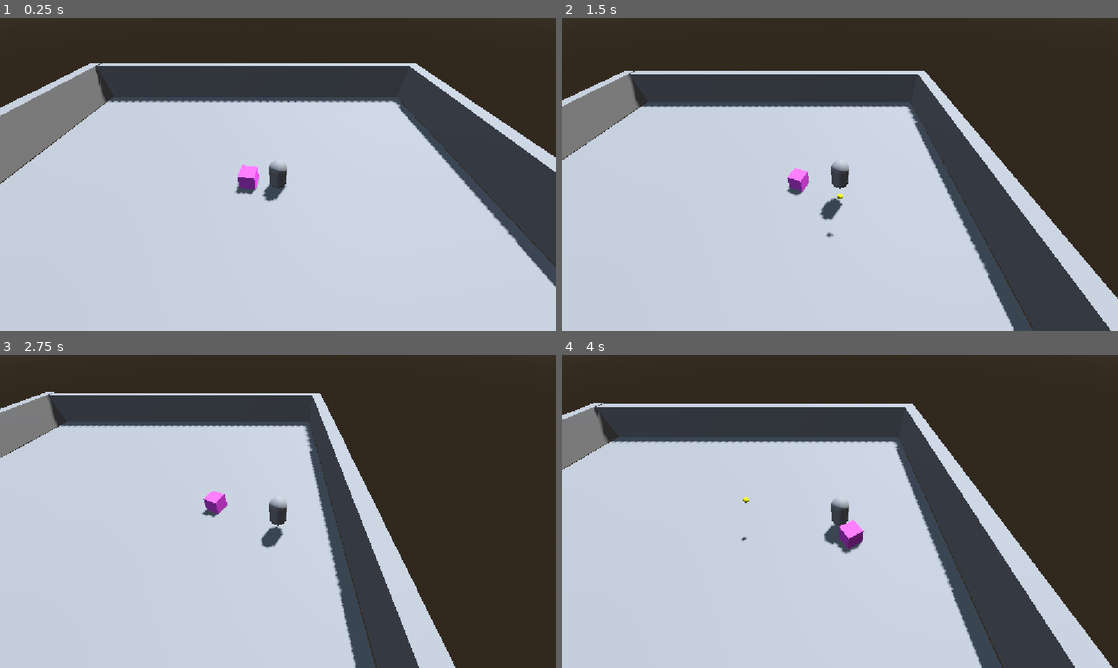
Above: before the commit, frames 1-4 (two rows, left to right).
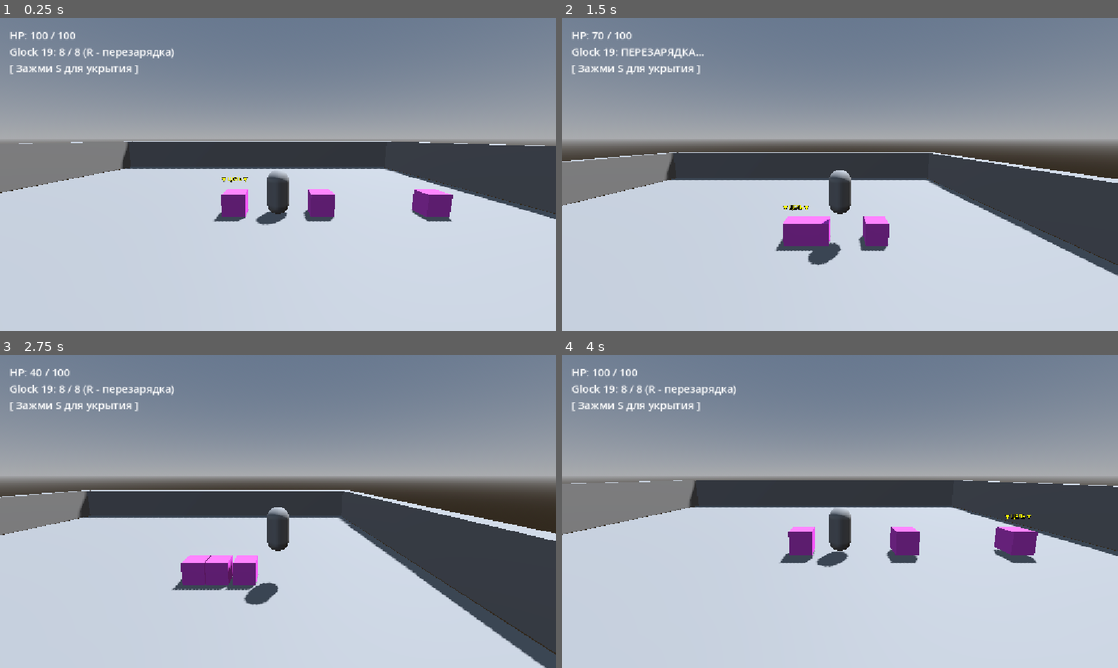
Above: after the commit, the same moments.

Repository: amilcare66/test-gameplay-godot
Game: Godot game, scene res://scenes/Level/TestLevel.tscn
Same seed, same stepped clock (60 frames per second), same inputs: the game is played once before the commit and once after it.
Inputs (mouse positions are in pixels of both pictures, inside the frame that each line leads up to):
- Up to frame 1 (0.25 s): no input
- Up to frame 2 (1.5 s): tap Enter at 0.5 s; move the mouse to (962, 158) at 0.52 s; press the mouse at (962, 158) at 0.53 s; hold D (move_right) 0.53-1.28 s; tap Space (jump) at 0.77, 1.07 s; tap R at 0.8, 1.35 s; move the mouse to (728, 190) at 1.27 s; release the mouse at (728, 190) at 1.28 s; hold S (move_down) from 1.28 s (still down); click (728, 190) at 1.42 s
- Up to frame 3 (2.75 s): tap Space (jump) at 1.52, 1.55, 1.82, 2.1 s; move the mouse to (333, 442) at 2.02 s; release S (move_down) at 2.03 s; press the mouse at (333, 442) at 2.03 s; hold D (move_right) from 2.03 s (still down)
- Up to frame 4 (4 s): move the mouse to (812, 574) at 2.77 s; release D (move_right) at 2.78 s; release the mouse at (812, 574) at 2.78 s; hold W (move_up) 2.78-3.53 s; click (812, 574) at 2.85 s; tap Space (jump) at 3.02, 3.32, 3.77, 3.8 s; tap R at 3.05, 3.6 s; move the mouse to (1006, 558) at 3.52 s; hold A (move_left) from 3.53 s (still down); click (1006, 558) at 3.67 s

The runs differ from the first frame. In frame 1, 52% of the frame differs, in the area x 0-100%, y 0-87%; in frame 2, 63%; in frame 3, 68%, in the area x 0-100%, y 0-100%; in frame 4, 64%.

Commit message:
Added cover functions

Diff:
--- /dev/null
+++ b/scenes/Level/DeskScene.tscn
@@ -0,0 +1,89 @@
+[gd_scene format=3 uid="uid://di3ocsxl0clve"]
+
+[ext_resource type="Script" uid="uid://j25ker1i5k5h" path="res://scripts/interactable_item.gd" id="1_7amou"]
+
+[sub_resource type="ProceduralSkyMaterial" id="ProceduralSkyMaterial_gnrbl"]
+sky_horizon_color = Color(0.66224277, 0.6717428, 0.6867428, 1)
+ground_horizon_color = Color(0.66224277, 0.6717428, 0.6867428, 1)
+
+[sub_resource type="Sky" id="Sky_7amou"]
+sky_material = SubResource("ProceduralSkyMaterial_gnrbl")
+
+[sub_resource type="Environment" id="Environment_duetr"]
+background_mode = 1
+background_color = Color(0, 0, 0.07058824, 1)
+sky = SubResource("Sky_7amou")
+ambient_light_source = 2
+ambient_light_color = Color(0.012703241, 0.064198285, 0.02932682, 1)
+ambient_light_energy = 0.1
+glow_enabled = true
+
+[sub_resource type="StandardMaterial3D" id="StandardMaterial3D_4kxuq"]
+albedo_color = Color(0.06518066, 0.018797345, 0.007475609, 1)
+roughness = 0.6
+
+[sub_resource type="BoxMesh" id="BoxMesh_4kxuq"]
+size = Vector3(0.3, 0.02, 0.4)
+
+[sub_resource type="BoxShape3D" id="BoxShape3D_4kxuq"]
+size = Vector3(0.3, 0.02, 0.4)
+
+[node name="DeskScene" type="Node3D" unique_id=1748752762]
+
+[node name="WorldEnvironment" type="WorldEnvironment" parent="." unique_id=546129200]
+environment = SubResource("Environment_duetr")
+
+[node name="Table" type="CSGBox3D" parent="." unique_id=871503041]
+size = Vector3(2.4, 0.1, 1.4)
+material = SubResource("StandardMaterial3D_4kxuq")
+
+[node name="GreenLamp" type="SpotLight3D" parent="." unique_id=707170778]
+transform = Transform3D(0.8660254, 0.4531539, -0.21130912, 0, 0.42261824, 0.9063078, 0.5, -0.7848856, 0.36599812, -0.6, 1.2, -0.4)
+light_color = Color(0.6039216, 0.8039216, 0.19607843, 1)
+light_energy = 3.0
+shadow_enabled = true
+spot_range = 4.0
+spot_angle = 50.0
+
+[node name="Camera3D" type="Camera3D" parent="." unique_id=1510883712]
+transform = Transform3D(1, 0, 0, 0, 0.42261824, 0.9063078, 0, -0.9063078, 0.42261824, 0, 1.1, 0.45)
+current = true
+fov = 55.0
+
+[node name="UI" type="CanvasLayer" parent="." unique_id=1534592723]
+
+[node name="DialogueBox" type="ColorRect" parent="UI" unique_id=366876994]
+visible = false
+anchors_preset = 12
+anchor_top = 1.0
+anchor_right = 1.0
+anchor_bottom = 1.0
+grow_horizontal = 2
+grow_vertical = 0
+color = Color(0, 0, 0, 0.78431374)
+
+[node name="DialogueText" type="Label" parent="UI/DialogueBox" unique_id=717550333]
+visible = false
+custom_minimum_size = Vector2(800, 80)
+layout_mode = 1
+anchors_preset = 15
+anchor_right = 1.0
+anchor_bottom = 1.0
+offset_right = -352.0
+offset_bottom = 80.0
+grow_horizontal = 2
+grow_vertical = 2
+text = "Тестовый текст"
+horizontal_alignment = 1
+vertical_alignment = 1
+autowrap_mode = 3
+
+[node name="Documents" type="Area3D" parent="." unique_id=990154630]
+transform = Transform3D(0.9659258, 0, 0.25881904, 0, 1, 0, -0.25881904, 0, 0.9659258, -0.2, 0.06, 0)
+script = ExtResource("1_7amou")
+
+[node name="MeshInstance3D" type="MeshInstance3D" parent="Documents" unique_id=524800598]
+mesh = SubResource("BoxMesh_4kxuq")
+
+[node name="CollisionShape3D" type="CollisionShape3D" parent="Documents" unique_id=1104396210]
+shape = SubResource("BoxShape3D_4kxuq")
--- /dev/null
+++ b/scenes/Level/DeskScene.tscn.tscn
@@ -0,0 +1,3 @@
+[gd_scene format=3 uid="uid://x25yep77g8kl"]
+
+[node name="Node3D" type="Node3D" unique_id=1074485756]
--- a/scenes/Level/TestLevel.tscn
+++ b/scenes/Level/TestLevel.tscn
@@ -50,7 +50,13 @@
 size = Vector3(302.7796, 3, 1)
 
 [node name="Player" parent="." unique_id=641626533 instance=ExtResource("1_o84i3")]
-transform = Transform3D(1, 0, 0, 0, 1, 0, 0, 0, 1, 2.4505196, 0.23072243, -2.4285297)
+transform = Transform3D(1, 0, 0, 0, 1, 0, 0, 0, 1, 2.451, 0.231, 0)
 
 [node name="Enemy" parent="." unique_id=1247843917 instance=ExtResource("2_gdwk7")]
-transform = Transform3D(1, 0, 0, 0, 1, 0, 0, 0, 1, -0.091734886, 0.21494198, -2.7745914)
+transform = Transform3D(1, 0, 0, 0, 1, 0, 0, 0, 1, -0.092, 0.215, 0)
+
+[node name="Enemy2" parent="." unique_id=426188484 instance=ExtResource("2_gdwk7")]
+transform = Transform3D(1, 0, 0, 0, 1, 0, 0, 0, 1, 10, 0.215, 0)
+
+[node name="Enemy3" parent="." unique_id=1242359523 instance=ExtResource("2_gdwk7")]
+transform = Transform3D(1, 0, 0, 0, 1, 0, 0, 0, 1, 5, 0.215, 0)
--- a/scenes/Player/Player.tscn
+++ b/scenes/Player/Player.tscn
@@ -25,7 +25,7 @@
 transform = Transform3D(1, 0, 0, 0, 1, 0, 0, 0, 1, 0, 1, -0.8)
 
 [node name="CameraRig" type="SpringArm3D" parent="." unique_id=1031718494]
-transform = Transform3D(1, 0, 0, 0, 0.70710677, 0.70710677, 0, -0.70710677, 0.70710677, 0, 1, 0)
-spring_length = 12.0
+transform = Transform3D(1, 0, 0, 0, 0.98480767, 0.17364816, 0, -0.17364816, 0.98480767, 0, 1.8, 0)
+spring_length = 9.0
 
 [node name="Camera3D" type="Camera3D" parent="CameraRig" unique_id=1217503068]
--- a/scripts/bullet.gd
+++ b/scripts/bullet.gd
@@ -1,23 +1,29 @@
 extends Area3D
 
-@export var speed: float = 20.0
+@export var speed: float = 25.0
 @export var damage: int = 20
 
+# Конкретная цель, которую выбрал игрок мышкой
+var intended_target: Node3D = null
+
 func _ready() -> void:
-	# Удаляем пулю через 3 секунды
 	get_tree().create_timer(3.0).timeout.connect(queue_free)
 	body_entered.connect(_on_body_entered)
 
 func _physics_process(delta: float) -> void:
-	# Летим вперед по локальной оси -Z
 	global_position += -global_transform.basis.z * speed * delta
 
 func _on_body_entered(body: Node3D) -> void:
-	# Игнорируем самого игрока, чтобы не ранить себя при выстреле
+	# 1. Игнорируем самого игрока
 	if body.is_in_group("player"):
+		return
+
+	# 2. Если игрок прицелился в конкретного врага, пуля пролетает мимо других врагов,
+	# чтобы попасть именно в выбранную цель!
+	if is_instance_valid(intended_target) and body.is_in_group("enemy") and body != intended_target:
 		return
 
 	if body.has_method("take_damage"):
 		body.take_damage(damage)
 
-	queue_free() # Удаляем пулю при попадании в врага или стену
+	queue_free()
--- a/scripts/enemy.gd
+++ b/scripts/enemy.gd
@@ -1,6 +1,6 @@
 extends CharacterBody3D
 
-@export var speed: float = 3.0
+@export var speed: float = 2.5
 @export var damage: int = 15
 
 var player: Node3D
@@ -10,11 +10,27 @@
 
 @onready var mesh: MeshInstance3D = $MeshInstance3D
 var base_color: Color
+var target_marker: Label3D
 
 func _ready() -> void:
+	add_to_group("enemy") # Автоматически добавляем врага в группу enemy
 	player = get_tree().get_first_node_in_group("player")
 	if mesh.get_active_material(0):
 		base_color = mesh.get_active_material(0).albedo_color
+
+	# Создаем прицельную метку над головой врага
+	target_marker = Label3D.new()
+	target_marker.text = "▼ ЦЕЛЬ ▼"
+	target_marker.font_size = 48
+	target_marker.modulate = Color.YELLOW
+	target_marker.billboard = BaseMaterial3D.BILLBOARD_ENABLED
+	target_marker.position = Vector3(0, 1.6, 0)
+	target_marker.visible = false
+	add_child(target_marker)
+
+func set_targeted(is_targeted: bool) -> void:
+	if target_marker:
+		target_marker.visible = is_targeted
 
 func _physics_process(delta: float) -> void:
 	if not is_inside_tree():
@@ -54,7 +70,7 @@
 	print("Враг ранен! HP: ", health)
 
 	if health <= 0:
-		queue_free() # Умираем сразу, не ждем конца мигания!
+		queue_free()
 		return
 
 	var mat := mesh.get_active_material(0) as StandardMaterial3D
--- /dev/null
+++ b/scripts/interactable_item.gd
@@ -0,0 +1,52 @@
+extends Area3D
+
+@export_multiline var thought_text: String = "Все гадают о причинах, а мне и так ясно. Начальство догадалось, насколько наш отдел бесполезен."
+
+@onready var mesh: MeshInstance3D = $MeshInstance3D
+@onready var dialogue_box: ColorRect = $"../UI/DialogueBox"
+@onready var dialogue_label: Label = $"../UI/DialogueBox/DialogueText"
+
+var is_hovered: bool = false
+
+func _ready() -> void:
+	# Делаем так, чтобы плашка текста не мешала кликать по 3D-столу
+	if dialogue_box:
+		dialogue_box.mouse_filter = Control.MOUSE_FILTER_IGNORE
+	if dialogue_label:
+		dialogue_label.mouse_filter = Control.MOUSE_FILTER_IGNORE
+
+func _physics_process(_delta: float) -> void:
+	# Пускаем луч прямо из камеры туда, где сейчас курсор мыши
+	var cam := get_viewport().get_camera_3d()
+	if not cam:
+		return
+
+	var mouse_pos := get_viewport().get_mouse_position()
+	var from := cam.project_ray_origin(mouse_pos)
+	var to := from + cam.project_ray_normal(mouse_pos) * 10.0
+
+	var query := PhysicsRayQueryParameters3D.create(from, to)
+	query.collide_with_areas = true
+	query.collide_with_bodies = false
+
+	var result := get_world_3d().direct_space_state.intersect_ray(query)
+	var hit_me: bool = result and result.collider == self
+
+	if hit_me != is_hovered:
+		is_hovered = hit_me
+		if is_hovered:
+			mesh.position.y = 0.03 # Приподнимаем листок при наведении
+			Input.set_default_cursor_shape(Input.CURSOR_POINTING_HAND)
+		else:
+			mesh.position.y = 0.0 # Опускаем обратно
+			Input.set_default_cursor_shape(Input.CURSOR_ARROW)
+
+func _input(event: InputEvent) -> void:
+	if event is InputEventMouseButton and event.pressed and event.button_index == MOUSE_BUTTON_LEFT:
+		if is_hovered:
+			print("Кликнули по документу!")
+			dialogue_label.text = thought_text
+			dialogue_box.visible = true
+		elif dialogue_box and dialogue_box.visible:
+			# Если кликнули мимо документа в пустое место — прячем текст
+			dialogue_box.visible = false
--- a/scripts/player.gd
+++ b/scripts/player.gd
@@ -7,50 +7,162 @@
 var gravity: float = ProjectSettings.get_setting("physics/3d/default_gravity")
 var health: int = 100
 
+# Боезапас Glock 19 и состояния
+@export var max_ammo: int = 8
+var current_ammo: int = 8
+var is_reloading: bool = false
+var can_shoot: bool = true
+var in_cover: bool = false
+
+# Выбранный мышкой враг
+var selected_target: Node3D = null
+var hud_label: Label
+
 @onready var pivot: Node3D = $Pivot
 @onready var muzzle: Marker3D = $Pivot/Muzzle
 
+func _ready() -> void:
+	# Создаем текст интерфейса на экране (HUD)
+	var canvas := CanvasLayer.new()
+	add_child(canvas)
+	hud_label = Label.new()
+	hud_label.position = Vector2(20, 20)
+	hud_label.add_theme_font_size_override("font_size", 22)
+	canvas.add_child(hud_label)
+	update_hud()
+
 func _physics_process(delta: float) -> void:
-	# 1. Гравитация и прыжок
 	if not is_on_floor():
 		velocity.y -= gravity * delta
 
-	if Input.is_action_just_pressed("jump") and is_on_floor():
-		velocity.y = jump_velocity
+	# Ищем врага под курсором мыши
+	update_target_under_mouse()
 
-	# 2. Передвижение (WASD)
-	var input_dir := Input.get_vector("move_left", "move_right", "move_up", "move_down")
-	var direction := Vector3(input_dir.x, 0, input_dir.y).normalized()
+	# 1. Механика укрытия (зажата клавиша S)
+	if Input.is_action_pressed("move_down") and is_on_floor():
+		in_cover = true
+		pivot.scale.y = 0.5 # Приседаем в укрытие
+		velocity.x = 0
+		velocity.z = 0
+	else:
+		in_cover = false
+		pivot.scale.y = 1.0 # Встаем в полный рост
 
-	if direction:
-		velocity.x = direction.x * speed
-		velocity.z = direction.z * speed
-		# Поворачиваем только узел Pivot (тело и дуло), а камера остается неподвижной!
-		pivot.look_at(global_position + direction, Vector3.UP)
-	else:
-		velocity.x = move_toward(velocity.x, 0, speed)
-		velocity.z = move_toward(velocity.z, 0, speed)
+		# Прыжок (Пробел)
+		if Input.is_action_just_pressed("jump") and is_on_floor():
+			velocity.y = jump_velocity
+
+		# 2. Движение влево-вправо (A / D) + небольшой шаг вглубь (W) при желании
+		var input_x := Input.get_axis("move_left", "move_right")
+		velocity.x = input_x * speed
+		velocity.z = 0 # Фиксируем линию движения 2.5D
+
+		# Поворот персонажа: если есть выбранная цель — смотрим на неё, иначе — по движению
+		if is_instance_valid(selected_target):
+			var target_pos := selected_target.global_position
+			target_pos.y = global_position.y
+			if global_position.distance_squared_to(target_pos) > 0.01:
+				pivot.look_at(target_pos, Vector3.UP)
+		elif input_x != 0:
+			pivot.look_at(global_position + Vector3(input_x, 0, 0), Vector3.UP)
 
 	move_and_slide()
+	update_hud()
+
+func update_target_under_mouse() -> void:
+	var camera := get_viewport().get_camera_3d()
+	if not camera:
+		return
+
+	var mouse_pos := get_viewport().get_mouse_position()
+	var best_enemy: Node3D = null
+	var min_dist: float = 180.0 # Радиус захвата цели вокруг курсора (в пикселях)
+
+	for enemy in get_tree().get_nodes_in_group("enemy"):
+		if not is_instance_valid(enemy) or not enemy.is_inside_tree():
+			continue
+		var screen_pos := camera.unproject_position(enemy.global_position + Vector3(0, 0.5, 0))
+		var dist := mouse_pos.distance_to(screen_pos)
+		if dist < min_dist:
+			min_dist = dist
+			best_enemy = enemy
+
+	if selected_target != best_enemy:
+		if is_instance_valid(selected_target) and selected_target.has_method("set_targeted"):
+			selected_target.set_targeted(false)
+		selected_target = best_enemy
+		if is_instance_valid(selected_target) and selected_target.has_method("set_targeted"):
+			selected_target.set_targeted(true)
 
 func _unhandled_input(event: InputEvent) -> void:
-	if event.is_action_pressed("shoot"):
+	# Выстрел по ЛКМ (только если не в укрытии)
+	if event.is_action_pressed("shoot") and not in_cover:
 		shoot()
 
+	# Перезарядка на клавишу R (работает на любой раскладке)
+	if event is InputEventKey and event.pressed and event.physical_keycode == KEY_R:
+		reload()
+
 func shoot() -> void:
+	if is_reloading or not can_shoot:
+		return
+
+	if current_ammo <= 0:
+		print("Щелк! Патроны кончились, нажми R для перезарядки!")
+		reload()
+		return
+
 	if not bullet_scene:
 		print("ОШИБКА: Не назначена сцена пули в Инспекторе игрока!")
 		return
 
+	current_ammo -= 1
+	can_shoot = false
+
+	# Поворачиваемся к выбранной цели перед выстрелом
+	if is_instance_valid(selected_target):
+		var target_pos := selected_target.global_position
+		target_pos.y = global_position.y
+		if global_position.distance_squared_to(target_pos) > 0.01:
+			pivot.look_at(target_pos, Vector3.UP)
+
 	var bullet = bullet_scene.instantiate()
-	# Добавляем пулю на текущую сцену уровня
+	bullet.intended_target = selected_target
 	get_tree().current_scene.add_child(bullet)
 	bullet.global_transform = muzzle.global_transform
 
+	update_hud()
+	await get_tree().create_timer(0.25).timeout # Темп стрельбы Glock 19
+	can_shoot = true
+
+func reload() -> void:
+	if is_reloading or current_ammo == max_ammo:
+		return
+	is_reloading = true
+	update_hud()
+	await get_tree().create_timer(1.5).timeout # 1.5 сек на смену магазина
+	if not is_inside_tree():
+		return
+	current_ammo = max_ammo
+	is_reloading = false
+	update_hud()
+
 func take_damage(amount: int) -> void:
+	if health <= 0:
+		return # Если уже мертвы — не перезагружаем сцену второй раз!
+
+	if in_cover:
+		print("Игрок в укрытии! Урон заблокирован.")
+		return
+
 	health -= amount
-	print("Игрок получил урон! Осталось HP: ", health)
+	update_hud()
 	if health <= 0:
-		print("Игрок погиб!")
-		# Безопасная перезагрузка сцены после завершения физического кадра:
 		get_tree().call_deferred("reload_current_scene")
+
+func update_hud() -> void:
+	if not hud_label:
+		return
+	var ammo_text := "ПЕРЕЗАРЯДКА..." if is_reloading else "%d / %d (R - перезарядка)" % [current_ammo, max_ammo]
+	var cover_text := "\n[ В УКРЫТИИ - УРОН БЛОКИРУЕТСЯ ]" if in_cover else "\n[ Зажми S для укрытия ]"
+	hud_label.text = "HP: %d / 100\nGlock 19: %s%s" % [health, ammo_text, cover_text]
Not shown, added: scripts/interactable_item.gd.uid
